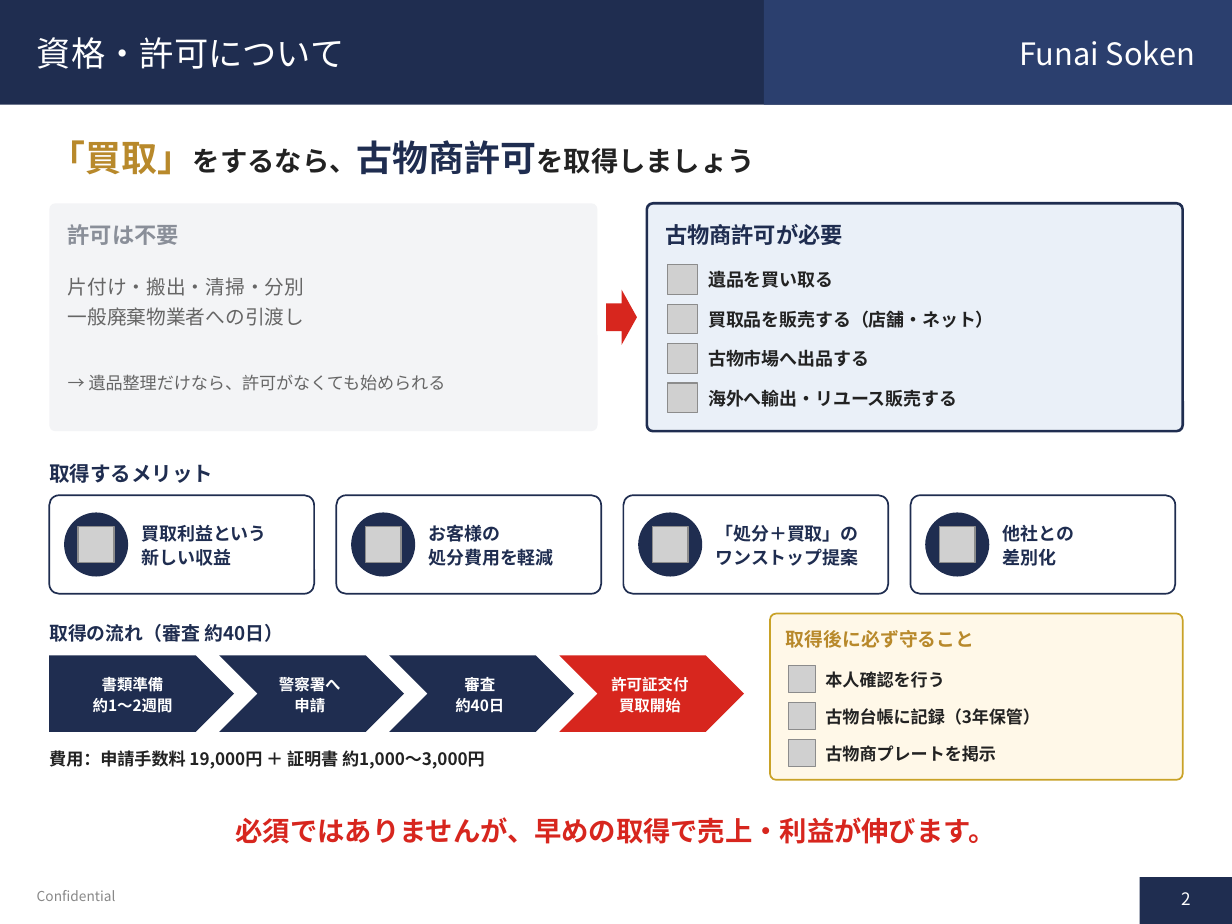
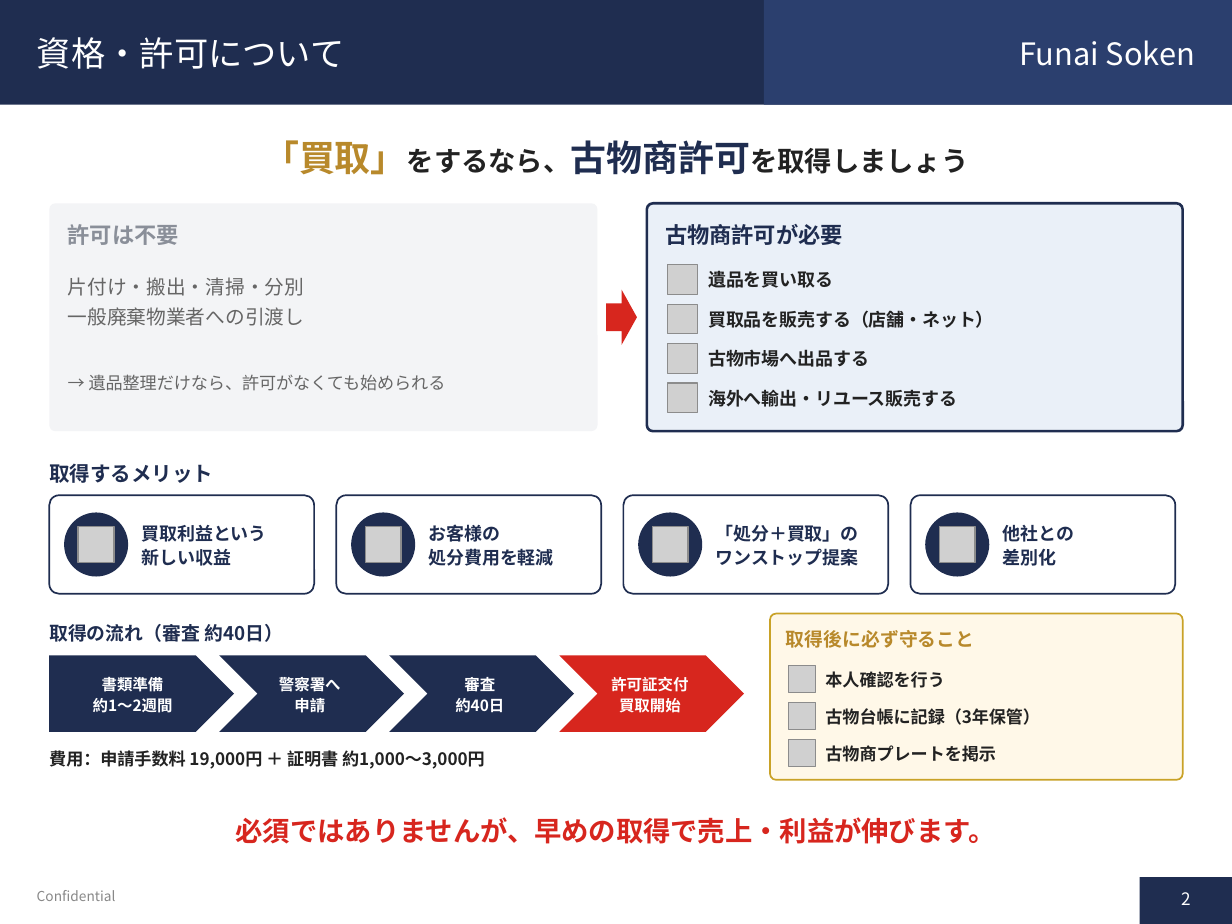
Before and after one commit to soshiro-iki-sys/-, a slide deck: slide 2 of proposals/許可_一般廃棄物_古物商.pptx. Drawn at 1232x924 pixels with LibreOffice and Linux fonts; fonts in the diff are those of the drawing; grey boxes stand for pictures. Boxes give left, top, right and bottom in pixels: in the first picture for what was removed or moved away, otherwise in the second. Text is boxed around its words. In the diff, an @@ line names an element or a change of style, - is before the commit and + after.

```diff
--- a/proposals/許可_一般廃棄物_古物商.pptx
+++ b/proposals/許可_一般廃棄物_古物商.pptx
@@ text "「買取」をするなら、古物商許可を取得しましょう" at (x1=263, y1=140, x2=968, y2=175): alignment left to centre @@
```
Also in this commit, not shown: 1 other slide changed, 2 other files.
